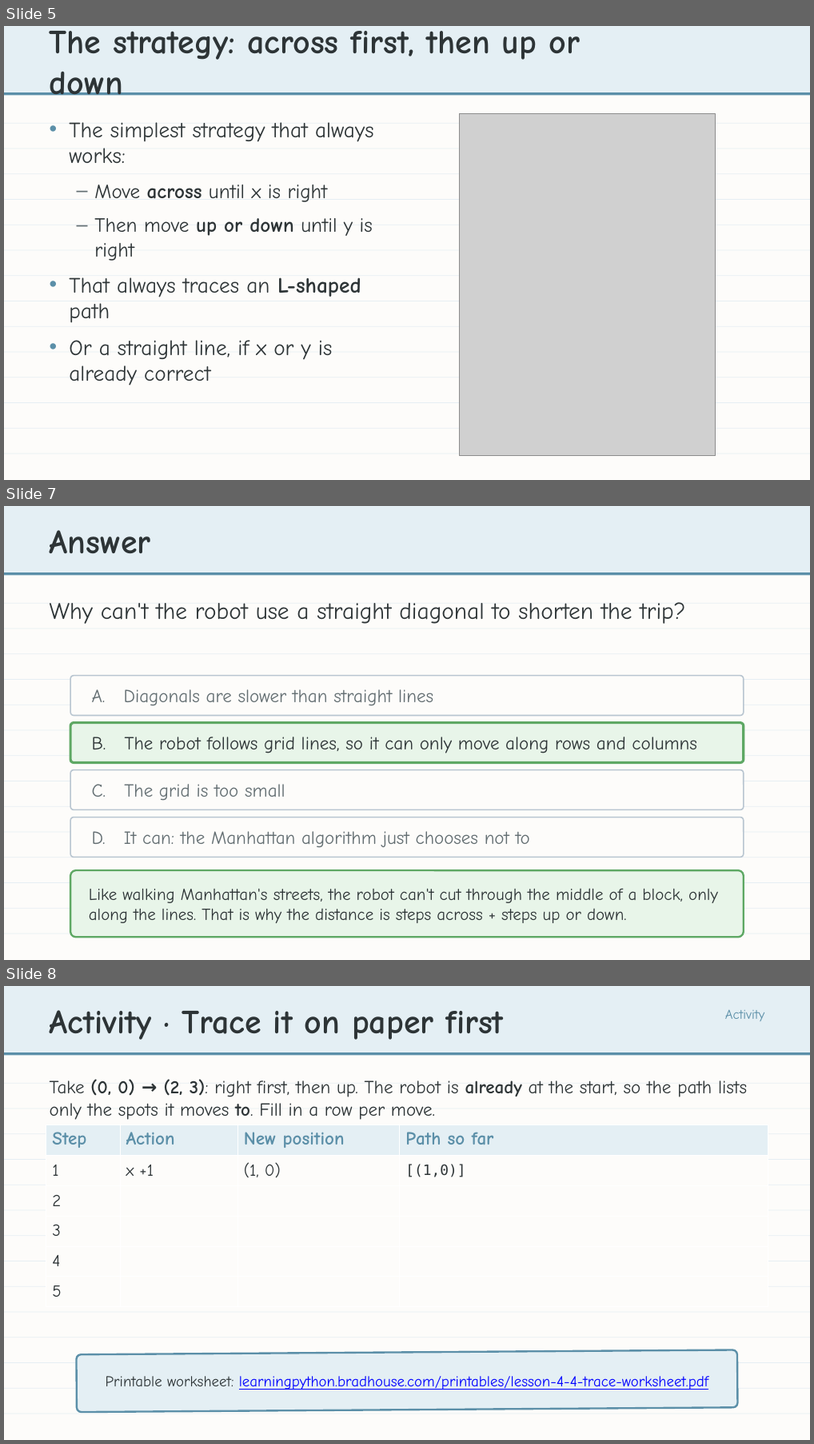
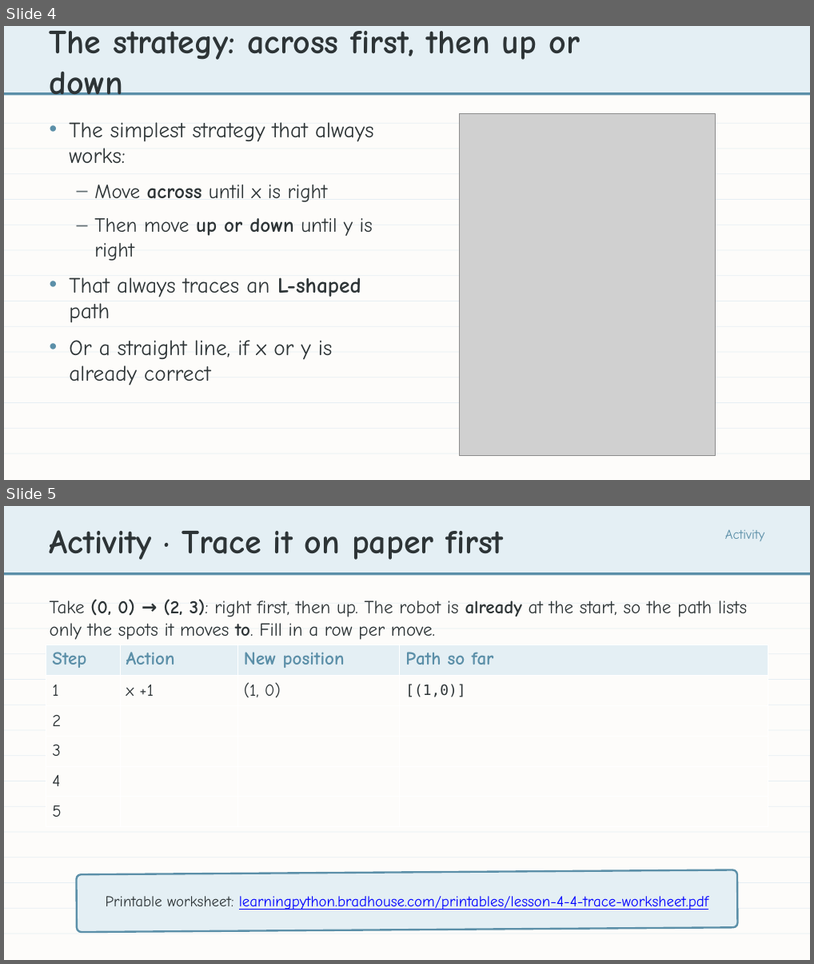
Before and after one commit to bradamiller/LearningPython, a slide deck: static/slides/module-04-manhattan/module-4-lesson-04-the-manhattan-algorithm.pptx. Shown one above the other, each under a label of ours: slides 5, 7 and 8 before the commit, slides 4 and 5 after it; the slides between them are not shown. The pictures are 814x1444 and 814x964 pixels, drawn with LibreOffice and Linux fonts; fonts in the diff are those of the drawing; grey boxes stand for pictures. Boxes give left, top, right and bottom in pixels: in the first picture for what was removed or moved away, otherwise in the second. Text is boxed around its words. In the diff, an @@ line names an element or a change of style, - is before the commit and + after.

```diff
--- a/static/slides/module-04-manhattan/module-4-lesson-04-the-manhattan-algorithm.pptx
+++ b/static/slides/module-04-manhattan/module-4-lesson-04-the-manhattan-algorithm.pptx
@@ slide 7 removed at (4,506,810,960), background #FDFCFA @@
@@ rectangle removed at (4,506,810,572) @@
@@ text removed at (50,530,151,553) @@
-Answer
@@ rectangle removed at (4,572,810,575) @@
@@ rectangle removed at (4,603,810,604) @@
@@ text removed at (50,602,686,624) @@
-Why can't the robot use a straight diagonal to shorten the trip?
@@ rectangle removed at (4,628,810,629) @@
@@ rectangle removed at (4,654,810,654) @@
@@ rectangle removed at (4,679,810,680) @@
@@ rounded rectangle removed at (70,676,744,716) @@
@@ text removed at (92,689,434,706) @@
-A. Diagonals are slower than straight lines
@@ rectangle removed at (4,704,810,705) @@
@@ rectangle removed at (4,730,810,731) @@
@@ rounded rectangle removed at (70,723,744,763) @@
@@ text removed at (92,736,698,753) @@
-B. The robot follows grid lines, so it can only move along rows and columns
@@ rectangle removed at (4,756,810,756) @@
@@ rectangle removed at (4,780,810,781) @@
@@ rounded rectangle removed at (70,770,744,810) @@
@@ text removed at (92,784,286,800) @@
-C. The grid is too small
@@ rectangle removed at (4,806,810,807) @@
@@ rounded rectangle removed at (70,817,744,857) @@
@@ rectangle removed at (4,832,810,832) @@
@@ text removed at (92,831,530,848) @@
-D. It can: the Manhattan algorithm just chooses not to
@@ rectangle removed at (4,857,810,857) @@
@@ rectangle removed at (4,882,810,883) @@
@@ rounded rectangle removed at (70,870,744,936) @@
@@ text removed at (89,888,718,923) @@
-Like walking Manhattan's streets, the robot can't cut through the middle of a block, only along the lines. That is why the distance is steps across + steps up or down.
@@ rectangle removed at (4,908,810,908) @@
@@ rectangle removed at (4,933,810,934) @@
@@ what was slide 5 is now slide 4 @@
@@ what was slide 8 is now slide 5 @@
```
Also in this commit, not shown: 1 slide changed, 2 other slides removed, 2 other files.
